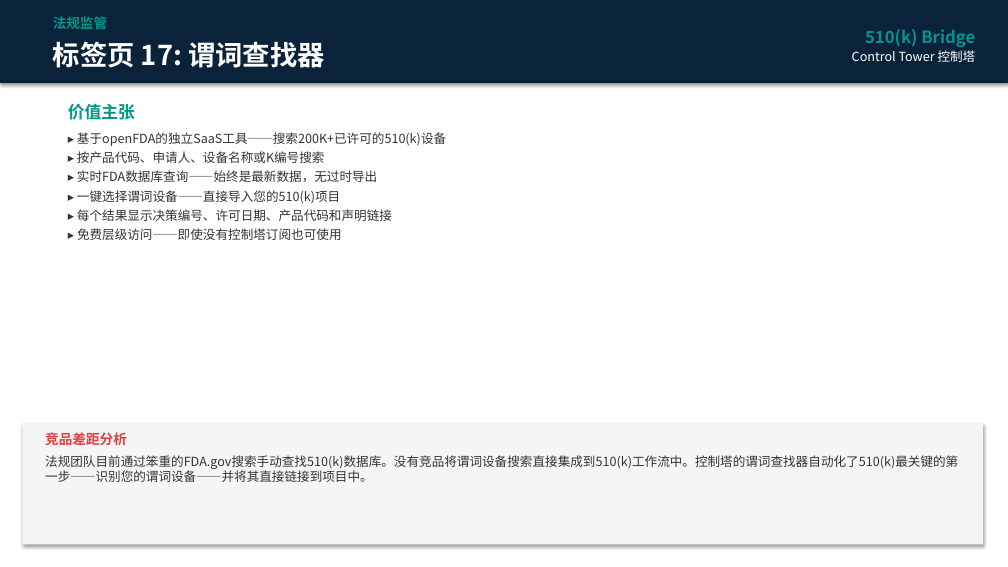
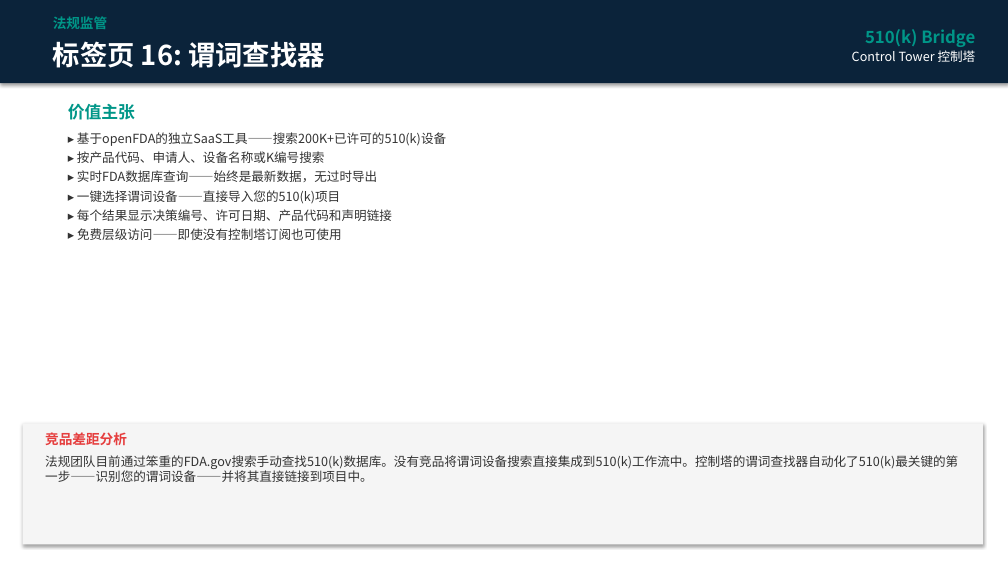
Before and after one commit to londailey6937/arch-medical, a slide deck: slide 19 of Control_Tower_Sales_Deck_CN.pptx (slide 20 before the commit). Drawn at 1008x567 pixels with LibreOffice and Linux fonts; fonts in the diff are those of the drawing. Boxes give left, top, right and bottom in pixels: in the first picture for what was removed or moved away, otherwise in the second. Text is boxed around its words. In the diff, an @@ line names an element or a change of style, - is before the commit and + after.

```diff
--- a/Control_Tower_Sales_Deck_CN.pptx
+++ b/Control_Tower_Sales_Deck_CN.pptx
@@ text at [53, 41, 325, 68]: text changed @@
-标签页 17: 谓词查找器
+标签页 16: 谓词查找器
```
Also in this commit, not shown: 8 other slides changed, 1 slide removed, 4 other files.
